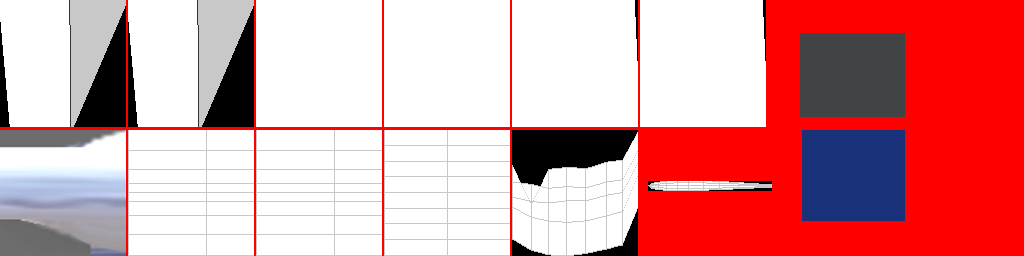
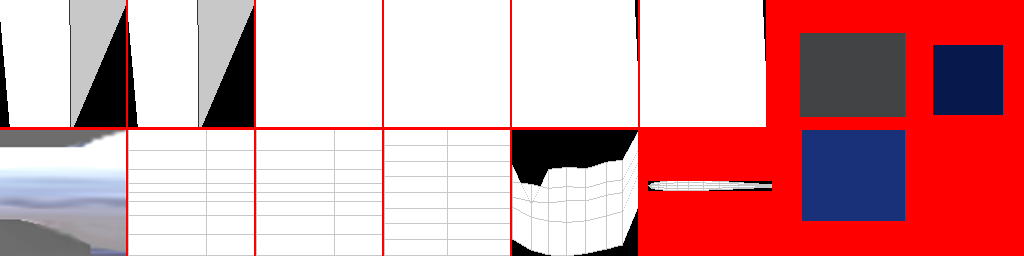
Before/after of a 1024×256 layered artwork. What changed in the layer stack:
painted on "Layer 1" over [933, 45, 1003, 115]
